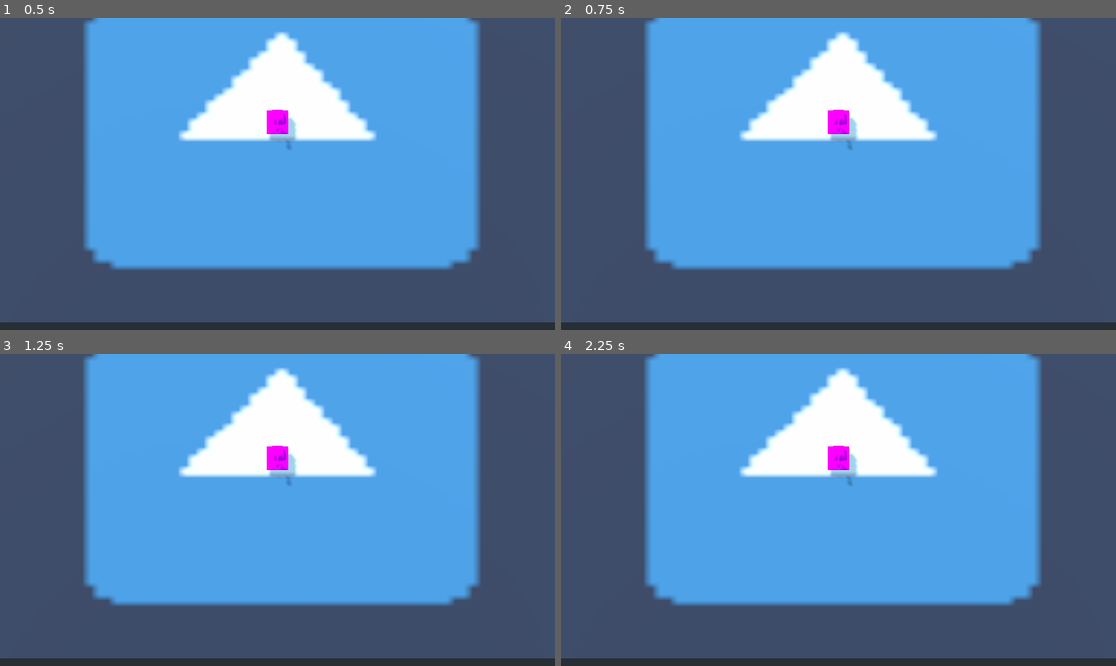
Above: before the commit, frames 1-4 (two rows, left to right).
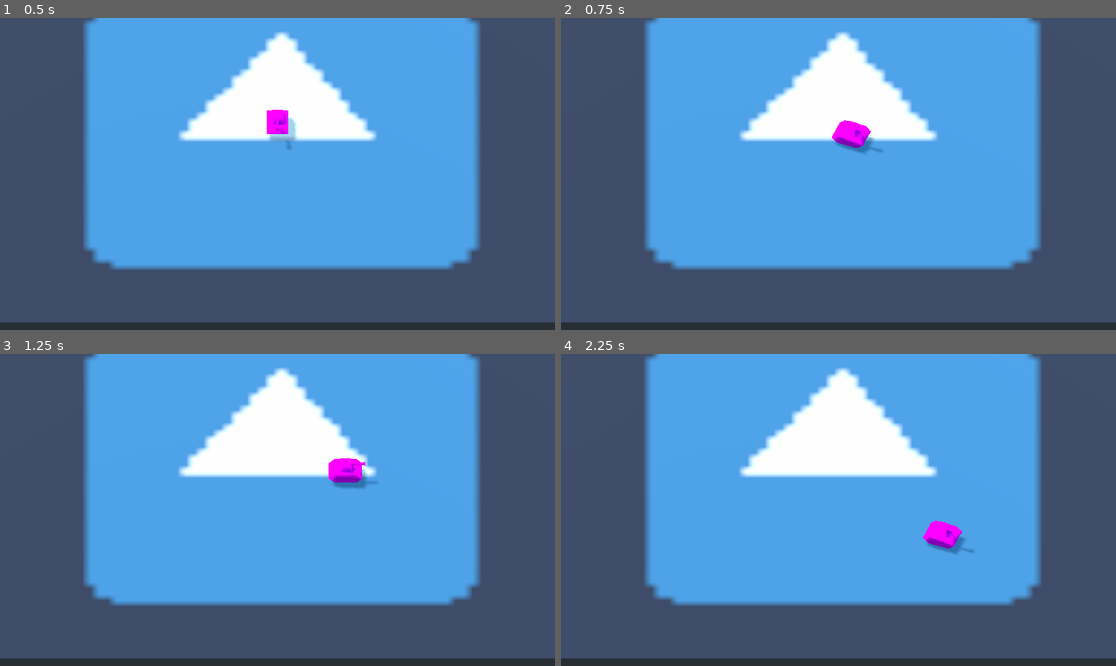
Above: after the commit, the same moments.

Repository: Hasnep/combatanks
Game: Godot game, scene res://World.tscn
Same seed, same stepped clock (60 frames per second), same inputs: the game is played once before the commit and once after it. The engine's default icon, where the game draws it, is replaced by a stand-in: a white triangle on a blue panel in a dark square.
Inputs:
- Up to frame 1 (0.5 s): no input
- Up to frame 2 (0.75 s): tap Enter at 0.5 s; hold Right (move_right) from 0.53 s (still down)
- Up to frame 3 (1.25 s): keep holding Right (move_right)
- Up to frame 4 (2.25 s): release Right (move_right) at 1.28 s; hold Down (move_down) 1.28-2.03 s; hold Right (move_right) from 2.03 s (still down)

Frame 1 is identical in both runs. In frame 2, 0.7% of the frame differs, in the area x 48-58%, y 29-44%; in frame 3, 1.1%, in the area x 48-68%, y 29-44%; in frame 4, 1.1%.
Error before the commit: Parse Error: Error parsing expression, misplaced: '&' (res://Tank/Tank.gd:22)

Commit message:
Fix whitespace

Diff:
--- a/Tank/Tank.gd
+++ b/Tank/Tank.gd
@@ -6,29 +6,29 @@
 var speed: float = 0.0
 
 func _physics_process(delta: float):
-    var desired_z: int = 0
-    var desired_x: int = 0
+	var desired_z: int = 0
+	var desired_x: int = 0
 
-    if Input.is_action_pressed("move_up"):
-        desired_z -= 1
-    if Input.is_action_pressed("move_down"):
-        desired_z += 1
-    if Input.is_action_pressed("move_left"):
-        desired_x -= 1
-    if Input.is_action_pressed("move_right"):
-        desired_x += 1
+	if Input.is_action_pressed("move_up"):
+		desired_z -= 1
+	if Input.is_action_pressed("move_down"):
+		desired_z += 1
+	if Input.is_action_pressed("move_left"):
+		desired_x -= 1
+	if Input.is_action_pressed("move_right"):
+		desired_x += 1
 
-    var direction_delta: float
-    if desired_x == 0 & & desired_z == 0:
-        speed = 0
-    else:
-        var facing: Vector2 = Vector2(global_transform.basis.z.x, global_transform.basis.z.z)
-        direction_delta = Vector2(desired_x, desired_z).angle_to(facing)
-        # Limit rotation speed
-        direction_delta = min(direction_delta, max_angular_velocity)
-        direction_delta = max(direction_delta, -max_angular_velocity)
-        if abs(direction_delta) < 0.001:
-            direction_delta = 0
-        rotation += Vector3(0, direction_delta, 0)
-        speed = max_speed
-    move_and_slide(speed * global_transform.basis.z)
+	var direction_delta: float
+	if desired_x == 0 && desired_z == 0:
+		speed = 0
+	else:
+		var facing: Vector2 = Vector2(global_transform.basis.z.x, global_transform.basis.z.z)
+		direction_delta = Vector2(desired_x, desired_z).angle_to(facing)
+		# Limit rotation speed
+		direction_delta = min(direction_delta, max_angular_velocity)
+		direction_delta = max(direction_delta, -max_angular_velocity)
+		if abs(direction_delta) < 0.001:
+			direction_delta = 0
+		rotation += Vector3(0, direction_delta, 0)
+		speed = max_speed
+	move_and_slide(speed * global_transform.basis.z)
